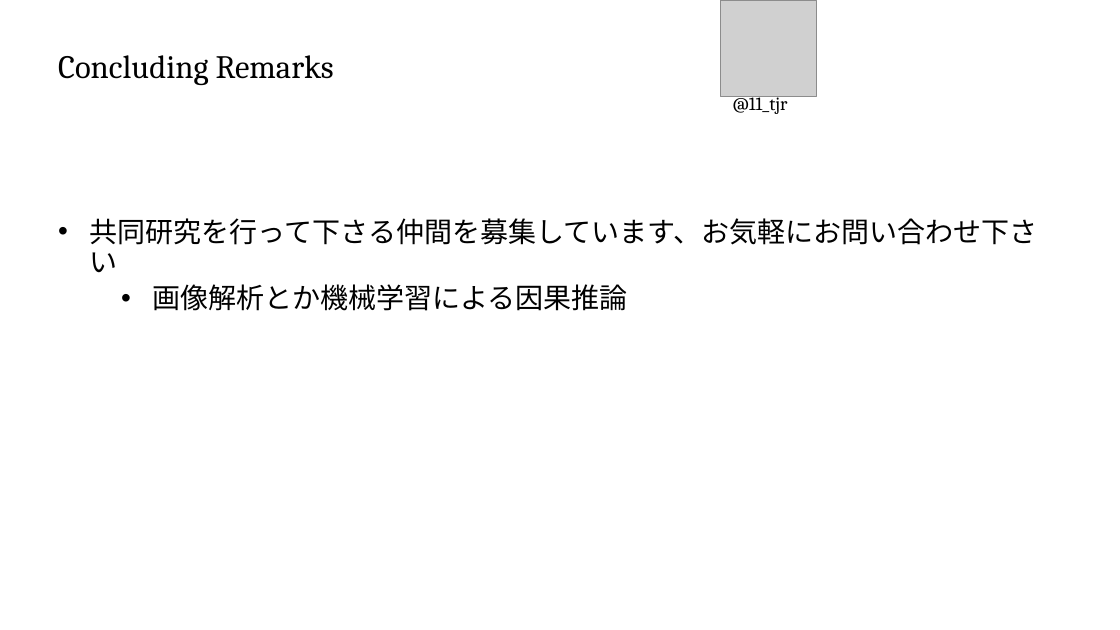
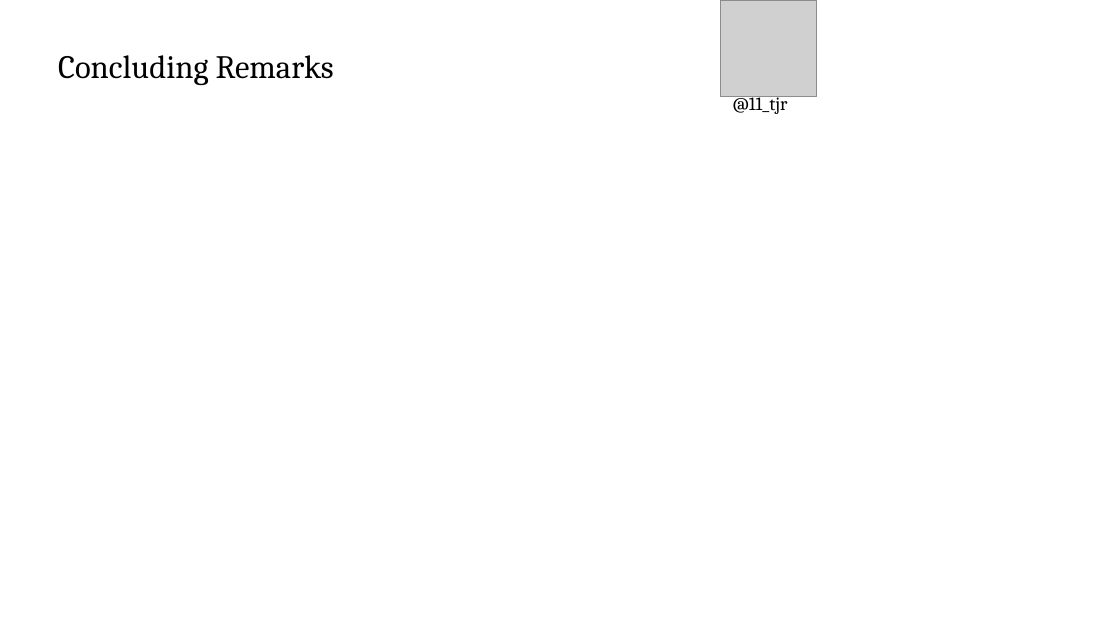
Before and after one commit to T-Reio/ballgame_analysis, a slide deck: slide 12 of slides/spoana13.pptx. Drawn at 1120x630 pixels with LibreOffice and Linux fonts; fonts in the diff are those of the drawing; grey boxes stand for pictures; background and template pictures are left out. Boxes give left, top, right and bottom in pixels: in the first picture for what was removed or moved away, otherwise in the second. Text is boxed around its words. In the diff, an @@ line names an element or a change of style, - is before the commit and + after.

```diff
--- a/slides/spoana13.pptx
+++ b/slides/spoana13.pptx
@@ text removed at (90, 218, 1038, 311) @@
-• 共同研究を行って下さる仲間を募集しています、お気軽にお問い合わせ下さい
-  • 画像解析とか機械学習による因果推論
```
Also in this commit, not shown: 7 other slides changed.
